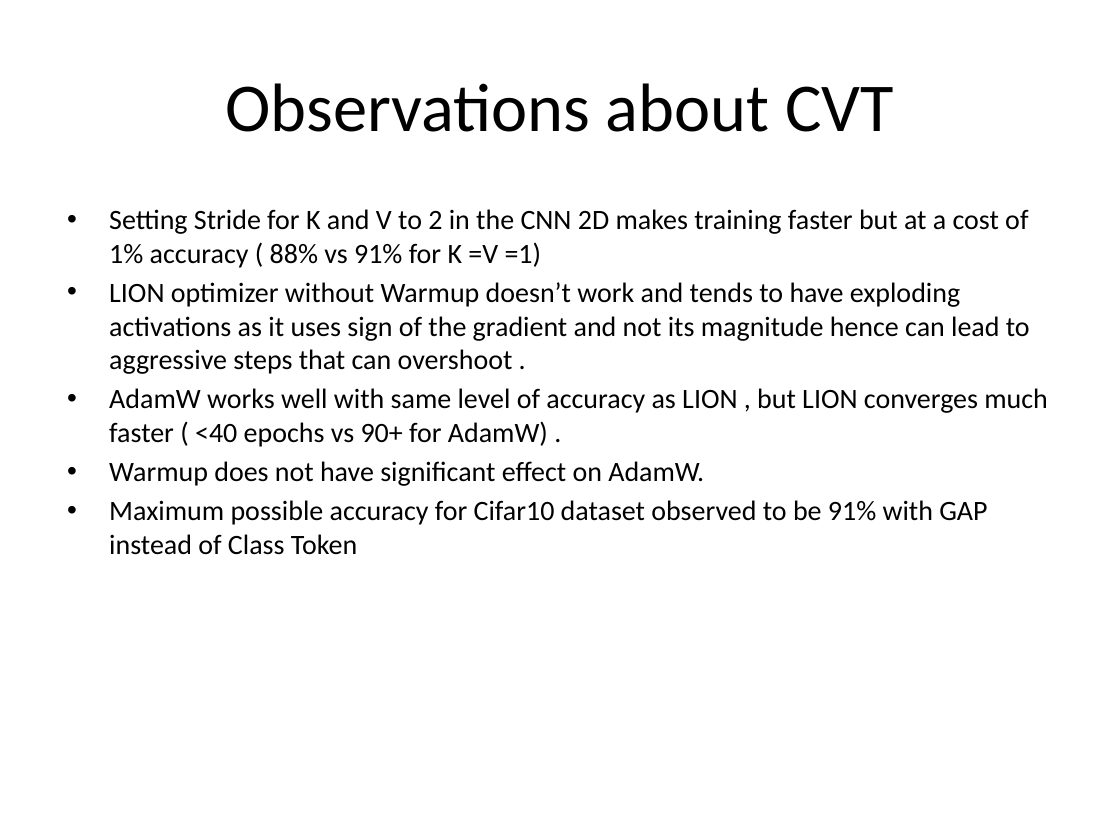
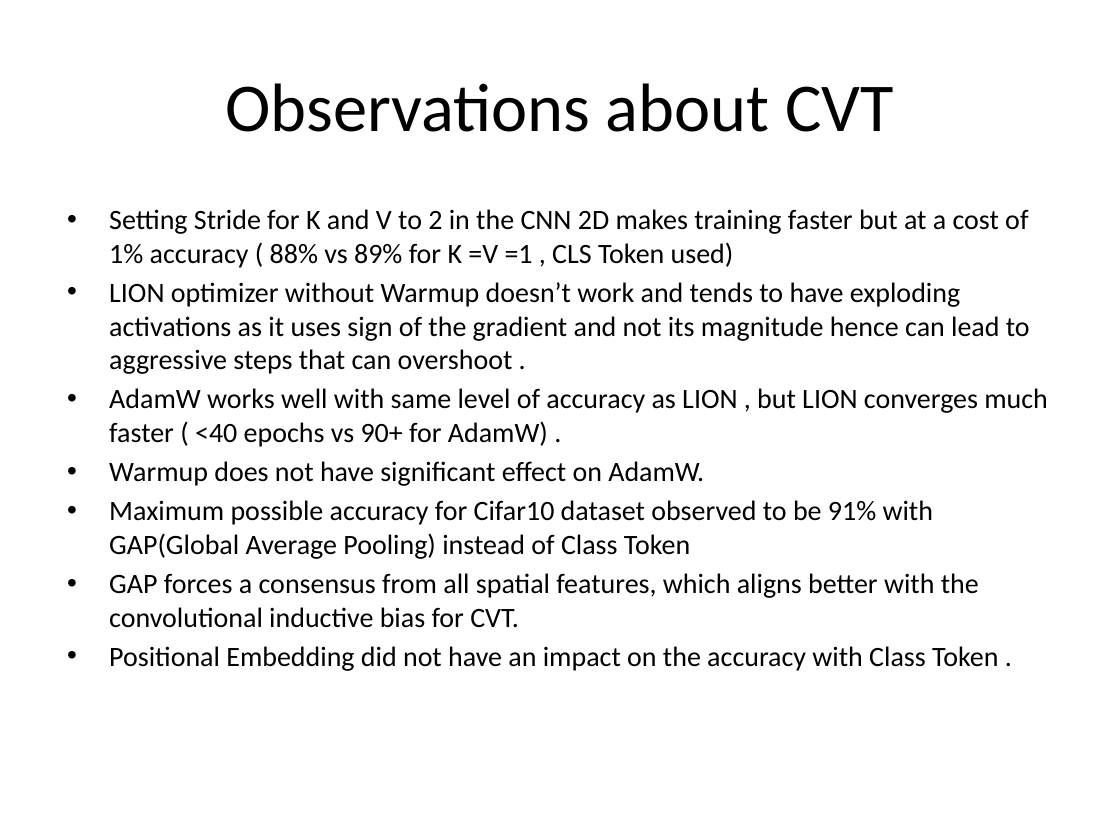
Before and after one commit to nishitmv/ML, a slide deck: slide 15 of CNN_ViT_CvT_Differences.pptx (slide 14 before the commit). Drawn at 1120x840 pixels with LibreOffice and Linux fonts; fonts in the diff are those of the drawing. Boxes give left, top, right and bottom in pixels: in the first picture for what was removed or moved away, otherwise in the second. Text is boxed around its words. In the diff, an @@ line names an element or a change of style, - is before the commit and + after.

```diff
--- a/CNN_ViT_CvT_Differences.pptx
+++ b/CNN_ViT_CvT_Differences.pptx
@@ text at [109,209,1028,268]: text changed @@
-• Setting Stride for K and V to 2 in the CNN 2D makes training faster but at a cost of 1% accuracy ( 88% vs 91% for K =V =1)
+• Setting Stride for K and V to 2 in the CNN 2D makes training faster but at a cost of 1% accuracy ( 88% vs 89% for K =V =1 , CLS Token used)
@@ text at [109,500,998,671]: text changed @@
-• Maximum possible accuracy for Cifar10 dataset observed to be 91% with GAP instead of Class Token
+• Maximum possible accuracy for Cifar10 dataset observed to be 91% with GAP(Global Average Pooling) instead of Class Token
+• GAP forces a consensus from all spatial features, which aligns better with the convolutional inductive bias for CVT.
+• Positional Embedding did not have an impact on the accuracy with Class Token .
```
Also in this commit, not shown: 1 other slide changed, 1 slide added.
